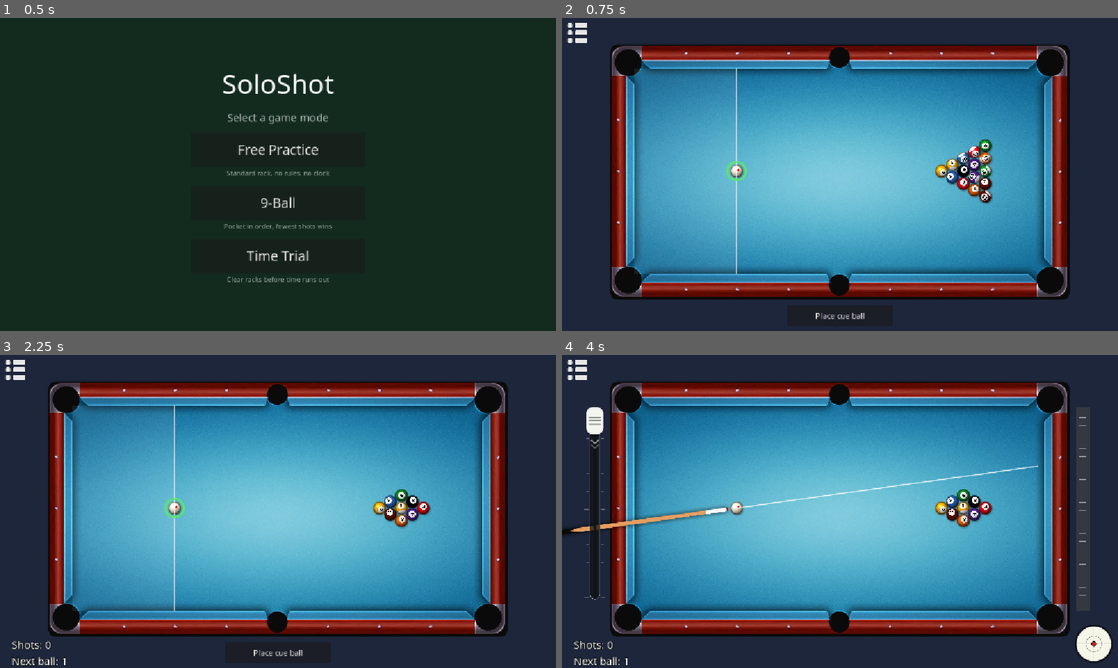
Above: before the commit, frames 1-4 (two rows, left to right).
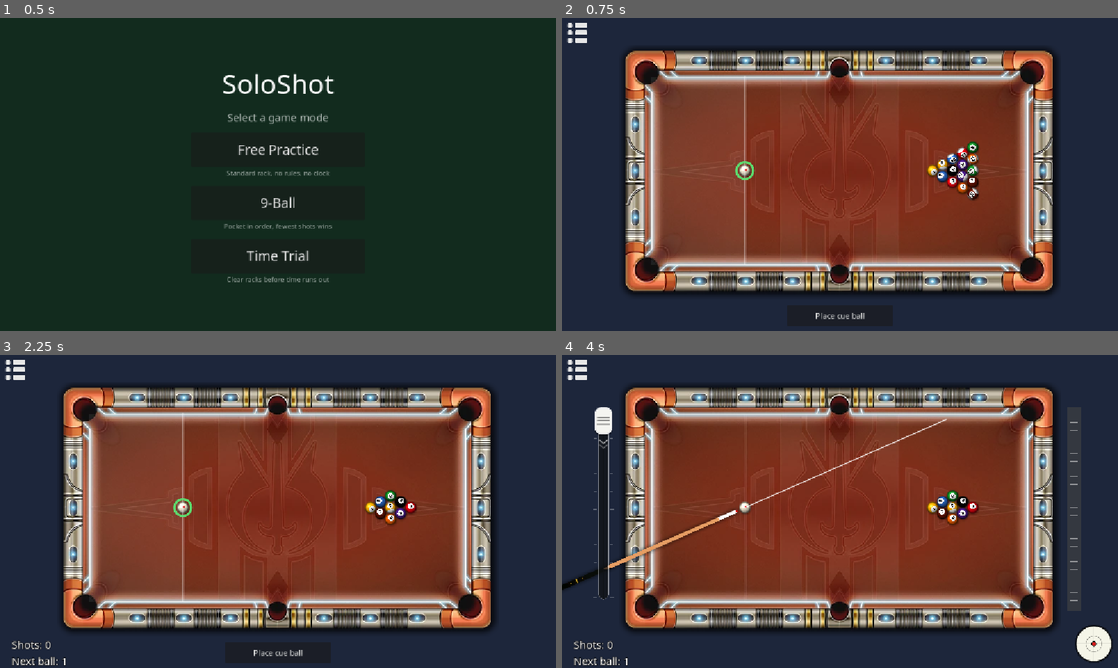
Above: after the commit, the same moments.

Repository: naymik-games/SoloShot
Game: Godot game, scene res://scenes/home.tscn
Two runs of this game, one before a commit and one after it. Both use one fixed random seed, a clock stepped at 60 frames per second and the inputs below.
Inputs (mouse positions are in pixels of both pictures, inside the frame that each line leads up to):
- Up to frame 1 (0.5 s): no input
- Up to frame 2 (0.75 s): click "Free Practice" at 0.5 s
- Up to frame 3 (2.25 s): click (16, 370) at 1.25 s; click "9-Ball" at 2 s
- Up to frame 4 (4 s): click "Place cue ball" at 2.75 s; tap Enter at 3.5 s; drag from (1084, 508) to (895, 442) at 3.52 s

Frame 1 is identical in both runs. In frame 2, 67% of the frame differs, in the area x 8-92%, y 8-90%; in frame 3, 67%; in frame 4, 69%, in the area x 0-95%, y 8-90%.

Commit message:
first table fix

Diff:
--- a/data/aim.tres
+++ b/data/aim.tres
@@ -4,5 +4,4 @@
 
 [resource]
 script = ExtResource("1_p8u5j")
-nudge_step_degrees = 0.05
 power_curve_exponent = 1.9
--- a/data/tables/london_table.tres
+++ b/data/tables/london_table.tres
@@ -1,9 +1,9 @@
 [gd_resource type="Resource" script_class="TableDef" format=3 uid="uid://xt3sauvtd4d4"]
 
+[ext_resource type="Texture2D" uid="uid://b1eii8pwcnuct" path="res://art/tables/jedi.png" id="1_apjh0"]
 [ext_resource type="Script" uid="uid://wkiv8bswpywv" path="res://sim/table_def.gd" id="1_tbl"]
-[ext_resource type="Texture2D" uid="uid://be4htvqy7hhkh" path="res://art/singletableLondon-hd.png" id="2_art"]
 
 [resource]
 script = ExtResource("1_tbl")
 ball_radius = 0.039
-art_texture = ExtResource("2_art")
+art_texture = ExtResource("1_apjh0")
--- /dev/null
+++ b/data/tables/test_table.tres
@@ -0,0 +1,9 @@
+[gd_resource type="Resource" script_class="TableDef" format=3 uid="uid://dkjtclk8qtow2"]
+
+[ext_resource type="Texture2D" uid="uid://4hvvjd07ktyr" path="res://art/tables/maple.png" id="1_t20b1"]
+[ext_resource type="Script" uid="uid://wkiv8bswpywv" path="res://sim/table_def.gd" id="2_cgwq2"]
+
+[resource]
+script = ExtResource("2_cgwq2")
+ball_radius = 0.039
+art_texture = ExtResource("1_t20b1")
--- a/scenes/pool_game.tscn
+++ b/scenes/pool_game.tscn
@@ -21,8 +21,6 @@
 table_def = ExtResource("2_xsq6e")
 physics_params = ExtResource("3_c06dw")
 aim_config = ExtResource("7_ht80v")
-debug_print_shot_report = true
-spin_control_size_px = 80.0
 
 [node name="TableView" type="Node2D" parent="." unique_id=1097856801]
 script = ExtResource("2_ht80v")
--- a/sim/table_def.gd
+++ b/sim/table_def.gd
@@ -27,7 +27,7 @@
 @export var art_texture: Texture2D
 ## The playfield (cushion nose to cushion nose) inside the texture, in TEXTURE PIXELS.
 ## Defaults are measured from singletableLondon-hd.png (970 x 538).
-@export var art_playfield_rect: Rect2 = Rect2(50.5, 50.5, 865.0, 433.0)
+var art_playfield_rect = Rect2(74, 74, 866, 433)
 
 ## Built by TableBuilder.build(); not exported.
 var cushions: Array[CushionSegment] = []
--- a/view/cue_stick.gd
+++ b/view/cue_stick.gd
@@ -25,7 +25,7 @@
 	centered = false
 	offset = -tip_px  # Puts the tip pixel on this node's origin.
 	visible = false
-
+	z_index = 1
 
 ## Recompute position / rotation / scale from the current aim. Cheap; call on any aim change
 ## or when the table is rescaled.
--- a/view/table_view.gd
+++ b/view/table_view.gd
@@ -17,7 +17,7 @@
 ## Draws the REAL collision geometry (cushion lines + pocket capture circles) over the art.
 ## Turn on to check that the art and the physics line up, then turn off.
 @export var show_collision_geometry: bool = false
-
+@export var draw_art_backing: bool = false
 var table: TableDef
 var mapper: CoordinateMapper
 
@@ -43,11 +43,11 @@
 func _draw_art() -> void:
 	var k := mapper.art_scale
 	var rect := Rect2(mapper.art_origin, table.art_texture.get_size() * k)
-	# Dark backing so the transparent pocket holes in the art read as holes.
-	var backing := StyleBoxFlat.new()
-	backing.bg_color = pocket_color
-	backing.set_corner_radius_all(int(16.0 * k))
-	draw_style_box(backing, rect)
+	if draw_art_backing:
+		var backing := StyleBoxFlat.new()
+		backing.bg_color = pocket_color
+		backing.set_corner_radius_all(int(16.0 * k))
+		draw_style_box(backing, rect)
 	draw_texture_rect(table.art_texture, rect, false)
 
 
Binary file added: art/tables/black_and_gold.png
Not shown, added: art/tables/black_and_gold.png.import
Binary file added: art/tables/ciaro.png
Not shown, added: art/tables/ciaro.png.import
Binary file added: art/tables/jedi.png
Not shown, added: art/tables/jedi.png.import
Binary file added: art/tables/maple.png
Not shown, added: art/tables/maple.png.import
Binary file added: art/tables/standard.png
Not shown, added: art/tables/standard.png.import
Binary file added: art/tables/tokyo.png
Not shown, added: art/tables/tokyo.png.import
